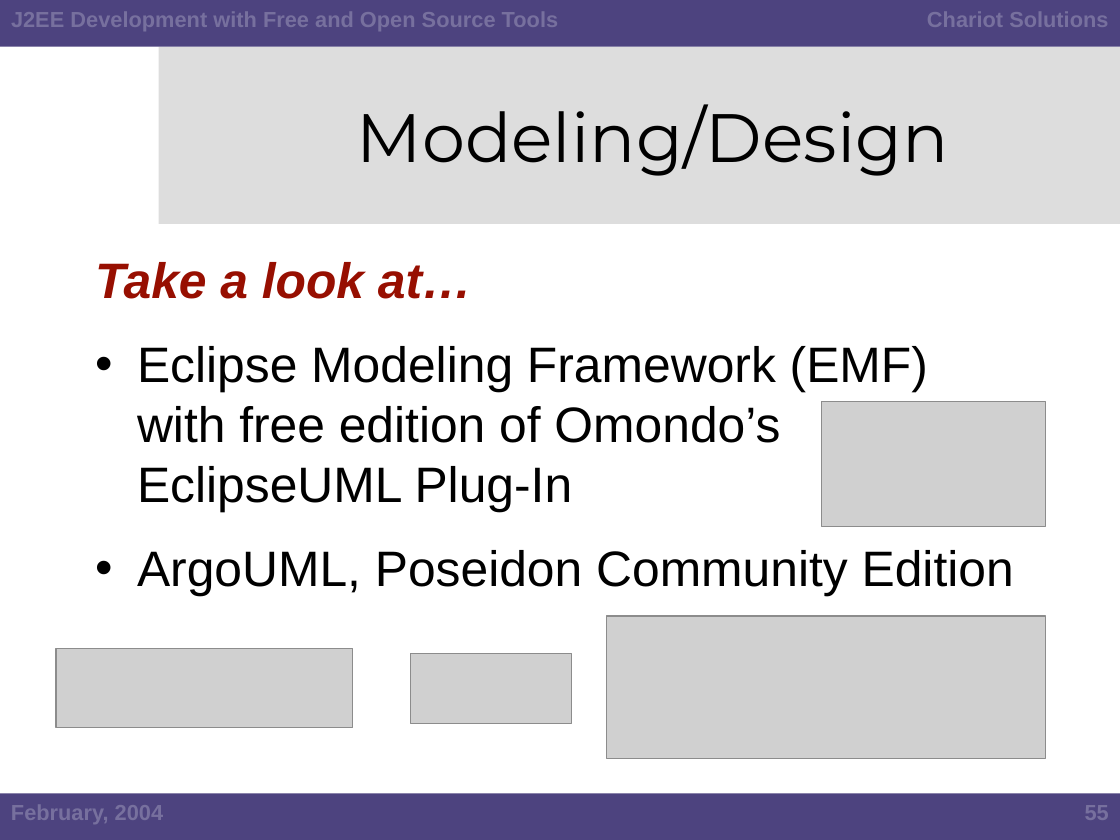
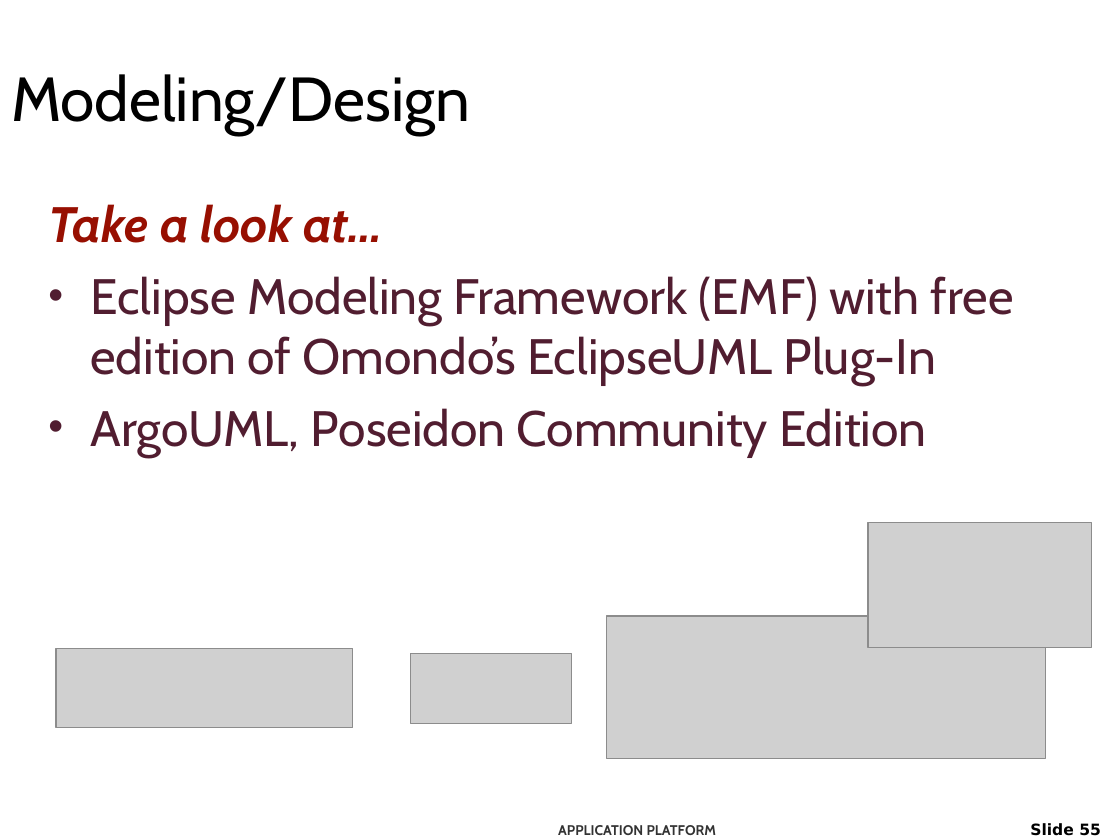
Before and after one commit to netspective/NEFS, a slide deck: slide 55 of support/docs/J2EE Development Using Open Source Software.ppt. Drawn at 1120x840 pixels with LibreOffice and Linux fonts; fonts in the diff are those of the drawing; grey boxes stand for pictures; background and template pictures are left out. Boxes give left, top, right and bottom in pixels: in the first picture for what was removed or moved away, otherwise in the second. Text is boxed around its words. In the diff, an @@ line names an element or a change of style, - is before the commit and + after.

Commit message:
The theme has been replaced, but it's still got foreign content that needs to be replaced and reworked.

```diff
--- a/support/docs/J2EE Development Using Open Source Software.ppt
+++ b/support/docs/J2EE Development Using Open Source Software.ppt
@@ rectangle removed at bbox=[0, 0, 1120, 47] @@
@@ text removed at bbox=[11, 12, 559, 31] @@
-J2EE Development with Free and Open Source Tools
@@ text removed at bbox=[927, 12, 1108, 27] @@
-Chariot Solutions
@@ title "Modeling/Design": place and size @@
-title "Modeling/Design" at bbox=[357, 104, 949, 176]
+title "Modeling/Design" at bbox=[11, 74, 470, 136]
@@ title "Modeling/Design" at bbox=[11, 74, 470, 136]: size 44 to 40 pt, font Montserrat to Cabin; alignment centre to left @@
@@ rectangle removed at bbox=[159, 47, 1120, 224] @@
@@ text "Take a look at…": place and size @@
-text "Take a look at…" at bbox=[95, 262, 1014, 597]
+text "Take a look at…" at bbox=[48, 204, 1014, 456]
@@ text "Take a look at…" at bbox=[48, 204, 1014, 456]: font Arial to Cabin; text colour #000000 to #511D30 in "Eclipse Modeling Framework (EMF) with free edition ...", "ArgoUML, Poseidon Community Edition"; less space between paragraphs; bullet colour #000000 to #511D30 @@
@@ picture removed at bbox=[821, 401, 1045, 525] @@
@@ picture added at bbox=[868, 523, 1092, 647] @@
@@ rectangle removed at bbox=[0, 793, 1120, 840] @@
@@ text removed at bbox=[11, 805, 164, 824] @@
-February, 2004
@@ page number removed at bbox=[1085, 805, 1109, 820] @@
-55
@@ text added at bbox=[558, 825, 717, 835], 9 pt, text #333333, bold @@
+APPLICATION PLATFORM
@@ page number added at bbox=[1030, 823, 1101, 836], 10 pt, text #000000, bold @@
+Slide 55
```
Also in this commit, not shown: 87 other slides changed, 1 slide added, 2 slides removed.
